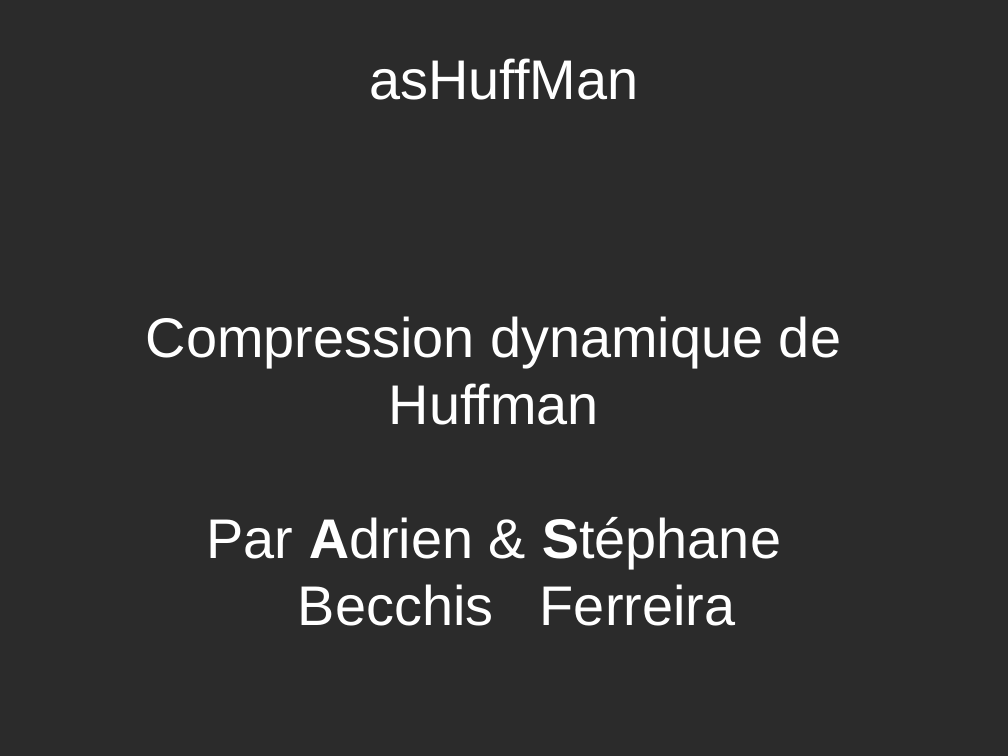
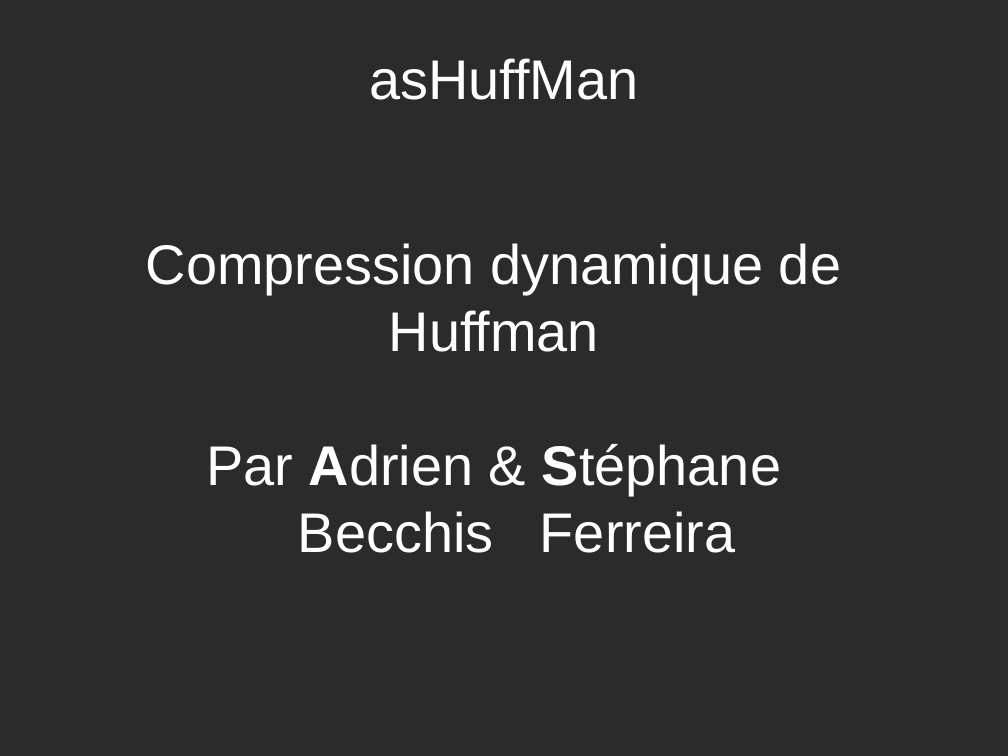
Before and after one commit to AdrieanKhisbe/asHuffman, a slide deck: slide 1 of rapport/soutenanceASH.odp. Drawn at 1008x756 pixels with LibreOffice and Linux fonts; fonts in the diff are those of the drawing; background and template pictures are left out; a plain dark background stands for a picture behind light text. Boxes give left, top, right and bottom in pixels: in the first picture for what was removed or moved away, otherwise in the second. Text is boxed around its words. In the diff, an @@ line names an element or a change of style, - is before the commit and + after.

```diff
--- a/rapport/soutenanceASH.odp
+++ b/rapport/soutenanceASH.odp
@@ subtitle "Compression dynamique de Huffman": place and size @@
-subtitle "Compression dynamique de Huffman" at bbox=[146, 316, 841, 626]
+subtitle "Compression dynamique de Huffman" at bbox=[146, 243, 841, 553]
```
Also in this commit, not shown: 4 other slides changed.
